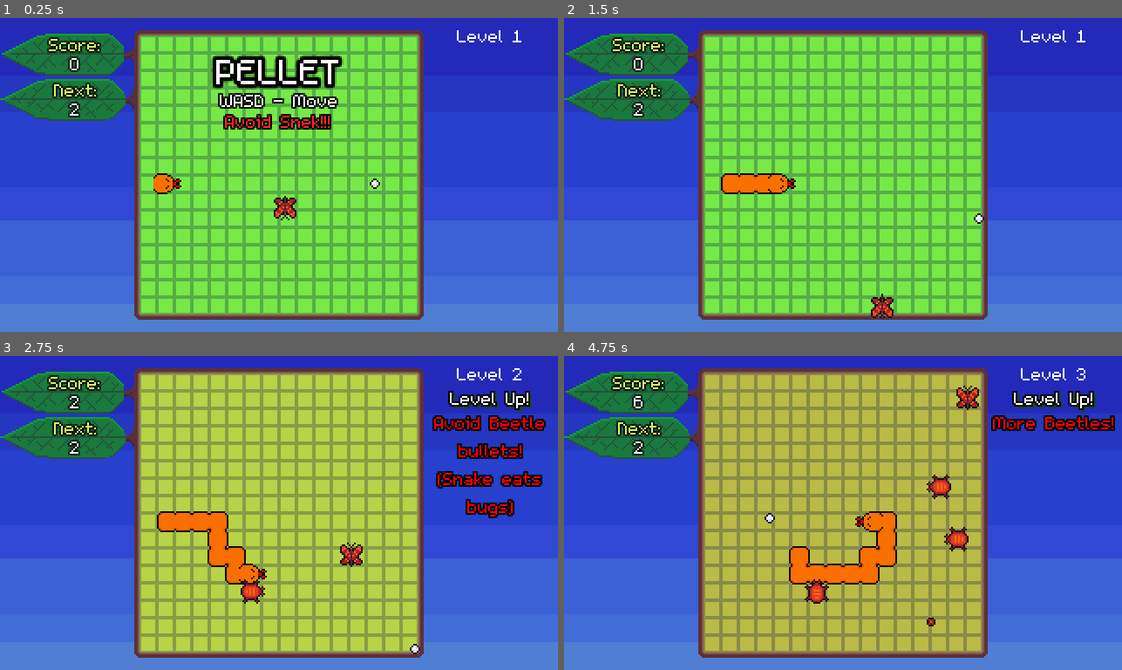
Above: before the commit, frames 1-4 (two rows, left to right).
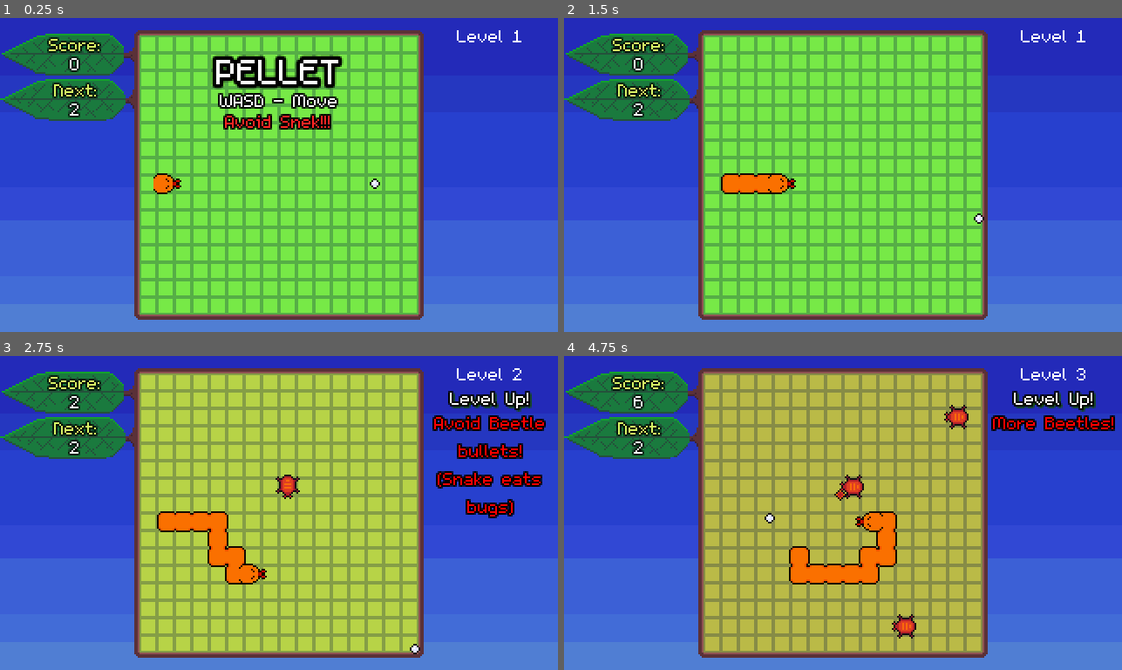
Above: after the commit, the same moments.

Repository: bdunko/Pellet
Game: Godot game, scene res://main.tscn
Two runs of this game, one before a commit and one after it. Both use one fixed random seed, a clock stepped at 60 frames per second and the inputs below.
Inputs:
- Up to frame 1 (0.25 s): no input
- Up to frame 2 (1.5 s): hold D (right) 0.53-1.28 s; hold S (down) from 1.28 s (still down)
- Up to frame 3 (2.75 s): release S (down) at 2.03 s; hold D (right) from 2.03 s (still down)
- Up to frame 4 (4.75 s): release D (right) at 2.78 s; hold W (up) 2.78-3.53 s; hold A (left) from 3.53 s (still down)

The runs differ from the first frame. In frame 1, 0.2% of the frame differs, in the area x 49-54%, y 56-65%; in frame 2, 0.2%; in frame 3, 0.6%; in frame 4, 1.6%, in the area x 43-75%, y 9-90%.

Commit message:
Add moth to progression; fix bug where enemy pool doesn't reset

Diff:
--- a/main.gd
+++ b/main.gd
@@ -57,7 +57,7 @@
 	"Flee the Hornet!",
 	"Watch for frame Ants!",
 	"Bullet speed up!",
-	"Dodge bouncing Butterflies!",
+	"Dodge bouncing Moths!",
 	"Double trouble!",
 	"Snake turrets!",
 	"Good luck..."
@@ -81,8 +81,8 @@
 const HORNET_SPAWN = SpawnMode.BOTTOM
 # ANTS
 const ANT_SPAWN = SpawnMode.FRAME
-# BUTTERFLY
-const BUTTERFLY_SPAWN = SpawnMode.GRID
+const MOTH = preload("res://moth.tscn")
+const MOTH_SPAWN = SpawnMode.GRID
 
 enum SpawnMode {
 	GRID, GRID_NO_BORDER, FRAME, BOTTOM
@@ -181,7 +181,10 @@
 		pass
 	elif level == 9: # bullet speed
 		bullet_speed_multiplier = FAST_BULLET_SPEED
-	elif level == 10: # butterfly
+	elif level == 10: # moth
+		enemy_pool.append([MOTH, MOTH_SPAWN])
+		_spawn_enemy(MOTH, MOTH_SPAWN)
+		_spawn_enemy(MOTH, MOTH_SPAWN)
 		forced_spawns = 2
 		spawn_count += 1 #5
 	elif level == 11: # snake
@@ -233,6 +236,7 @@
 		$NextLevelInfo.visible = false
 
 func _on_reset():
+	enemy_pool.clear()
 	$Snakes/Snake.reset()
 	$Pellet.reset()
 	$Pellet.enable()
--- a/main.tscn
+++ b/main.tscn
@@ -14,7 +14,6 @@
 [ext_resource type="Texture2D" uid="uid://cay5ftkmugouq" path="res://assets/sky_morning.png" id="6_7fbtx"]
 [ext_resource type="PackedScene" uid="uid://xe84in6ej3m7" path="res://pellet.tscn" id="6_dvu1o"]
 [ext_resource type="PackedScene" uid="uid://de227doiyv2qb" path="res://snake.tscn" id="7_ertux"]
-[ext_resource type="PackedScene" uid="uid://bgjm1nfpl3dji" path="res://moth.tscn" id="14_1nv3t"]
 
 [sub_resource type="RectangleShape2D" id="RectangleShape2D_ji84y"]
 size = Vector2(4.5, 166)
@@ -277,9 +276,6 @@
 [node name="Bugs" type="Node2D" parent="."]
 z_index = 1600
 
-[node name="Moth" parent="Bugs" instance=ExtResource("14_1nv3t")]
-position = Vector2(160, 98)
-
 [node name="Snakes" type="Node2D" parent="."]
 
 [node name="Snake" parent="Snakes" instance=ExtResource("7_ertux")]
Binary file changed: assets/bounce_bullet.png
Not shown: 1 places in main.tscn that only renumber resources
